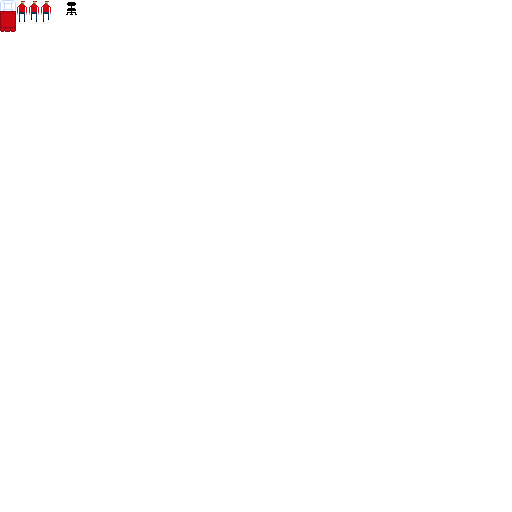
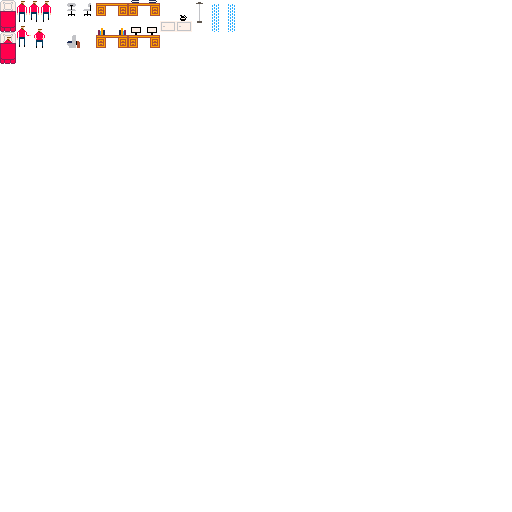
Layered file, before and after one edit (512 x 512). Changes by layer:
painted on "Background" over <box>0,0,235,64</box>
